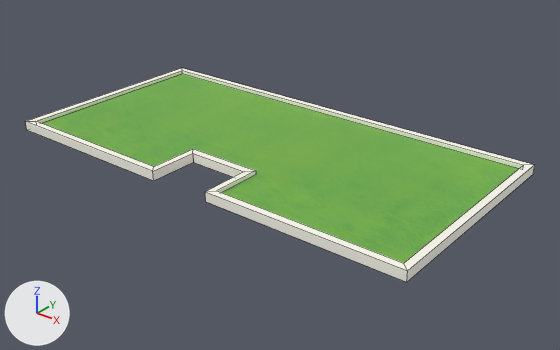
One commit to the FBX model Assets/Modelings/School/School_outdoor/fbx_school_outdoor_garden1.fbx: the scene before it, then after it.
Camera for both pictures: a 50 mm camera at (-2.29, -8.75, 5.09) aimed at (-9.29, 0.0, -0.34). The axes (+X, +Y, +Z) are drawn at lower left. The lights are the same throughout. Mesh edges are drawn as thin lines. Where no turn or scale is listed for an object, it has been applied to the vertices.

Before the edit, the objects in view are built like this:
```python
me_mesh = bpy.data.meshes.new('Mesh')
me_mesh.from_pydata(...)  # 32 vertices, 26 faces; spans x -3.67..3.76, y -1.86..1.86, z 0.0..0.15
# faces by material slot: [25, 1]
me_mesh.materials.append(mat_mat_school)  # picture img_texture_school_jpg
me_mesh.materials.append(mat_mat_grass)  # picture img_texture_grass1_jpg
ob_fbx_school_outdoor_garden1 = bpy.data.objects.new('fbx_school_outdoor_garden1', me_mesh)
ob_fbx_school_outdoor_garden1.location = (-9.66, 0.0, 0.0)
```
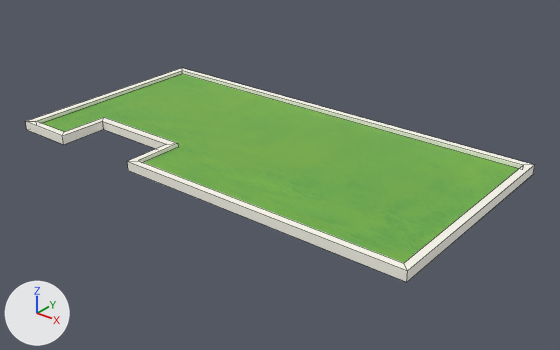
Patch to the scene script:
```diff
--- a/Assets/Modelings/School/School_outdoor/fbx_school_outdoor_garden1.fbx.py
+++ b/Assets/Modelings/School/School_outdoor/fbx_school_outdoor_garden1.fbx.py
@@ me_mesh @@
 me_mesh.from_pydata(...)  # 32 vertices, 26 faces; spans x -3.67..3.76, y -1.86..1.86, z 0.0..0.15
 # used by ob_fbx_school_outdoor_garden1; location = (-9.66, 0.0, 0.0)
+# me_mesh part 1: all 4 vertices in x -0.64, y -1.74..-0.9, z 0.09..0.15 are moved by (-2.14, 0.0, 0.0)
+# me_mesh part 2: all 4 vertices in x -0.53, y -1.86..-1.03, z 0.0..0.15 are moved by (-2.13, 0.0, 0.0)
+# me_mesh part 3: all 8 vertices in x 0.53..0.64, y -1.86..-0.9, z 0.0..0.15 are moved by (-1.62, 0.0, 0.0)
 me_mesh.materials.append(mat_mat_school)
```

Where the change shows, as pixel boxes [x1, y1, x2, y2] in the pictures (560 x 350 px; the box of a moved part takes in the faces that stretch with it):
part 1 of me_mesh, moved or reshaped
    both: [50, 114, 263, 209]
part 2 of me_mesh, moved or reshaped
    before: [25, 121, 255, 181]
    after: [25, 117, 176, 149]
part 3 of me_mesh, moved or reshaped
    before: [205, 171, 408, 282]
    after: [127, 143, 408, 282]
